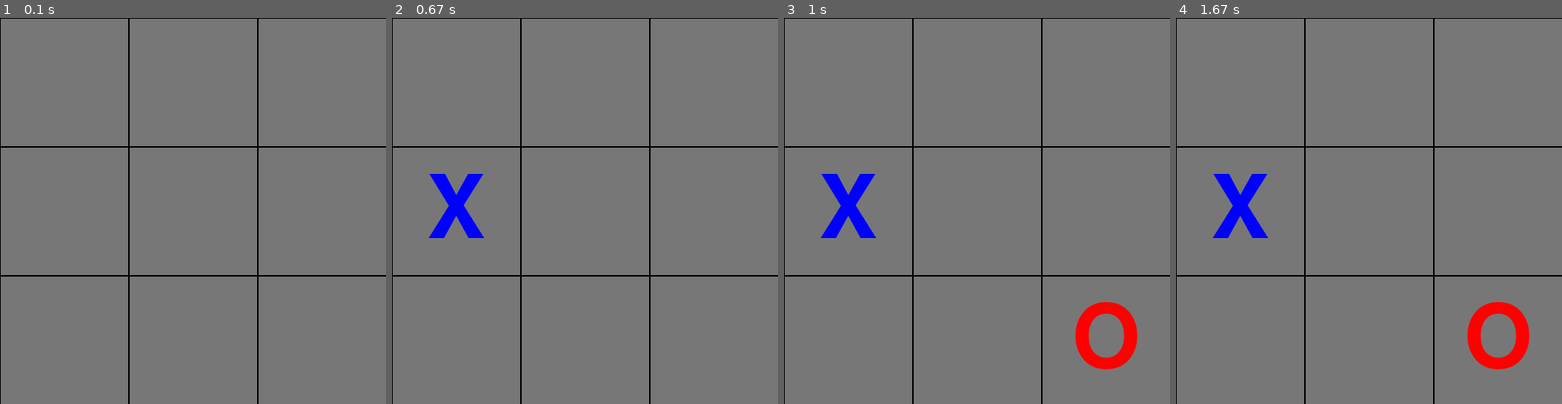
Above: before the commit, frames 1-4 (left to right).
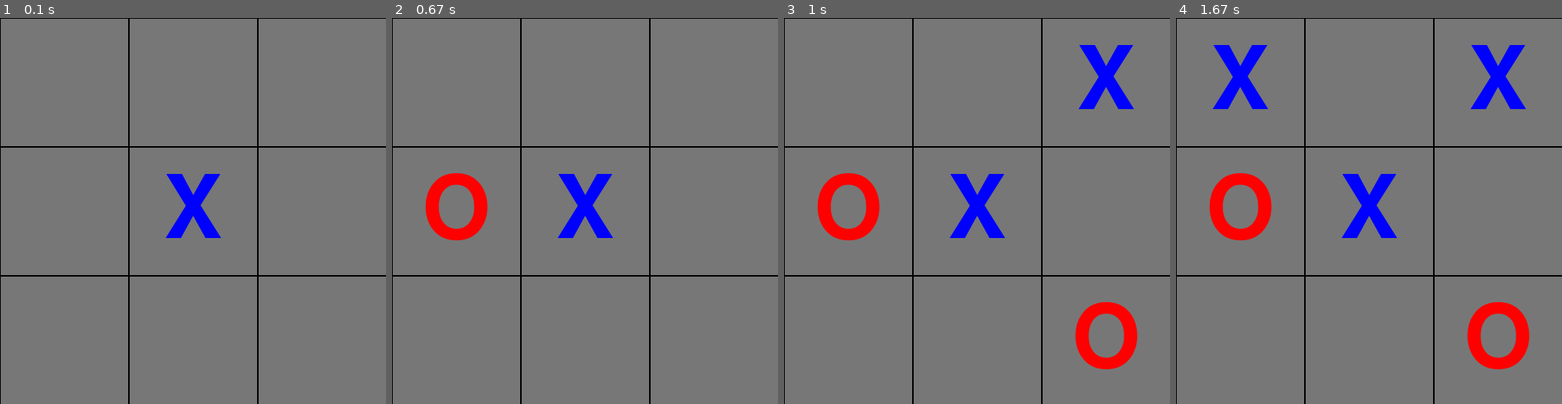
Above: after the commit, the same moments.

Repository: nafiz1001/tic-tac-toe-pygame
Game: pygame game, started from main.py
The game is run twice, just before and just after one commit, with the same random seed, the same clock (stepped at 60 frames per second) and the same inputs.
Inputs (mouse positions are in pixels of both pictures, inside the frame that each line leads up to):
- Up to frame 1 (0.1 s): no input
- Up to frame 2 (0.67 s): press the mouse at (585, 238) at 0.37 s; move the mouse to (538, 226) at 0.47 s; release the mouse at (492, 214) at 0.6 s
- Up to frame 3 (1 s): press the mouse at (977, 238) at 0.7 s; move the mouse to (1046, 292) at 0.8 s; release the mouse at (1119, 346) at 0.93 s
- Up to frame 4 (1.67 s): press the mouse at (1369, 238) at 1.03 s; move the mouse to (1299, 218) at 1.13 s; release the mouse at (1230, 199) at 1.27 s

The runs differ from the first frame. In frame 1, 1.2% of the frame differs, in the area x 42-58%, y 40-57%; in frame 2, 3.4%; in frame 3, 4.5%; in frame 4, 5.7%, in the area x 8-91%, y 7-58%.

Commit message:
add random ai

Diff:
--- /dev/null
+++ b/ai.py
@@ -0,0 +1,15 @@
+import random
+import tictactoe
+
+
+class TicTacToeAI:
+    def __init__(self, ttt: tictactoe.TicTacToe, symbol: str) -> None:
+        self.ttt = ttt
+        self.symbol = symbol
+
+    def play(self):
+        state = self.ttt.state
+        open_points = [k for k in state if not state[k]]
+        if open_points:
+            choice = random.choice(open_points)
+            return choice
--- a/main.py
+++ b/main.py
@@ -1,7 +1,9 @@
 import sys, pygame
 import tictactoe
+import ai
 
 ttt = tictactoe.TicTacToe()
+tttai = ai.TicTacToeAI(ttt, tictactoe.X)
 
 pygame.init()
 
@@ -52,22 +54,31 @@
 draw_grid(screen)
 
 while True:
+    mouseup = False
     for event in pygame.event.get():
         if event.type == pygame.QUIT:
             sys.exit()
         if event.type == pygame.MOUSEBUTTONUP:
-            if not ttt.winner():
-                cellpos = pos_to_cell(*pygame.mouse.get_pos())
-                symbol = ttt.curr_player()
-                if ttt.play(*cellpos):
-                    draw_symbol(*cellpos, symbol)
-                    res = ttt.winner()
-                    if res:
-                        winner, pos = res
-                        draw_line(pos[0], pos[-1])
+            mouseup = True
         if event.type == pygame.KEYDOWN and event.key == pygame.K_r:
             ttt.reset()
             draw_grid(screen)
 
+        if not ttt.winner():
+            symbol = ttt.curr_player()
+            cellpos = None
+
+            if symbol == tictactoe.O and mouseup:
+                cellpos = pos_to_cell(*pygame.mouse.get_pos())
+            elif symbol == tictactoe.X:
+                cellpos = tttai.play()
+
+            if cellpos and ttt.play(*cellpos):
+                draw_symbol(*cellpos, symbol)
+                res = ttt.winner()
+                if res:
+                    winner, pos = res
+                    draw_line(pos[0], pos[-1])
+
     pygame.display.flip()
     pygame.time.wait(10)
